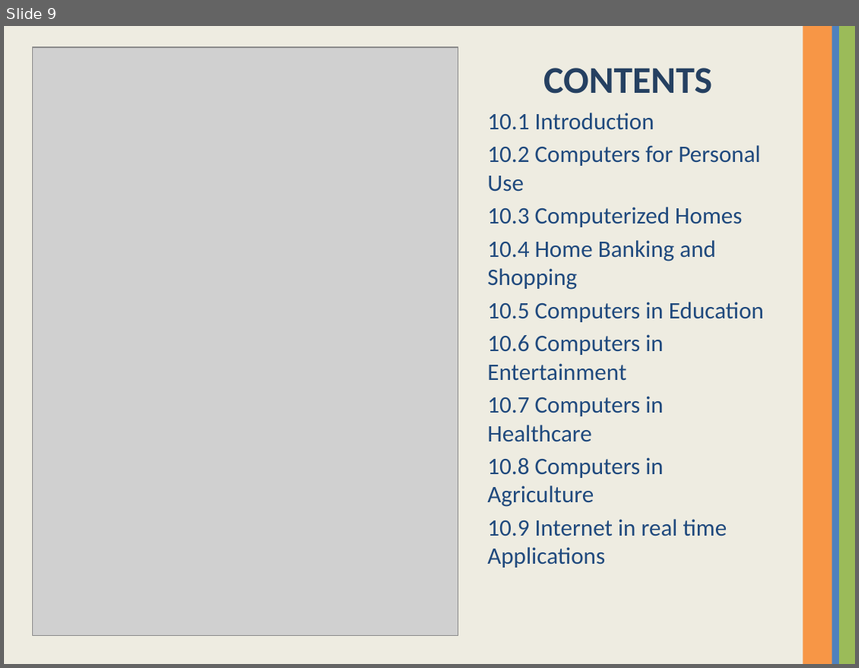
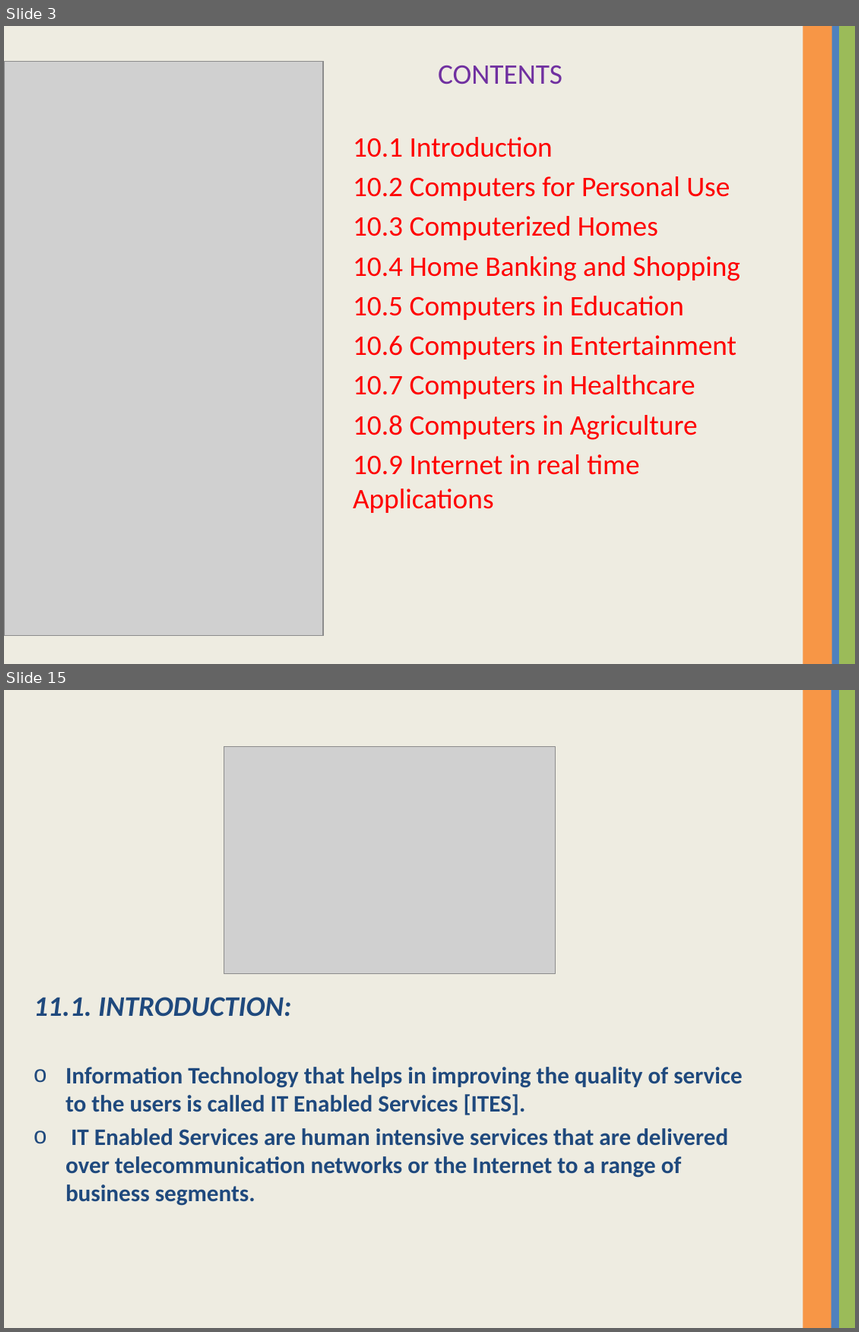
Before and after one commit to Suwetha/Suwetha, a slide deck: COMPUTER.pptx. Shown one above the other, each under a label of ours: slide 9 before the commit, slides 3 and 15 after it; the slides between them are not shown. The pictures are 859x668 and 859x1332 pixels, drawn with LibreOffice and Linux fonts; fonts in the diff are those of the drawing; grey boxes stand for pictures. Boxes give left, top, right and bottom in pixels: in the first picture for what was removed or moved away, otherwise in the second. Text is boxed around its words. In the diff, an @@ line names an element or a change of style, - is before the commit and + after.

```diff
--- a/COMPUTER.pptx
+++ b/COMPUTER.pptx
@@ slide 15 added at [4, 690, 855, 1328], background #EEECE1; not listed: 3 template elements that a slide beside it also shows @@
@@ rectangle added at [832, 690, 838, 1328], fill #4F81BD @@
@@ picture added at [224, 747, 555, 974] @@
@@ text added at [34, 997, 742, 1206], 20 pt, text #1F497D, bold @@
+11.1. INTRODUCTION:
+o Information Technology that helps in improving the quality of service to the users is called IT Enabled Services [ITES].
+o IT Enabled Services are human intensive services that are delivered over telecommunication networks or the Internet to a range of business segments.
@@ what was slide 9 is now slide 3 @@
@@ slide 3 changed as well @@
@@ text "CONTENTS": place and size @@
-text "CONTENTS" at [487, 68, 764, 568]
+text "CONTENTS" at [353, 66, 740, 513]
@@ text "CONTENTS" at [353, 66, 740, 513]: size 32 to 24 pt, text colour #254061 to #7030A0, bold off in "CONTENTS"; size 20 to 24 pt, text colour #1F497D to #FF0000; alignment centre to left; less space between paragraphs @@
@@ picture added at [4, 62, 323, 636] @@
@@ picture: place and size @@
-picture at [32, 47, 458, 636]
+picture at [11, 62, 323, 636]
```
Also in this commit, not shown: 2 other slides changed, 31 other slides added, 6 slides removed.
